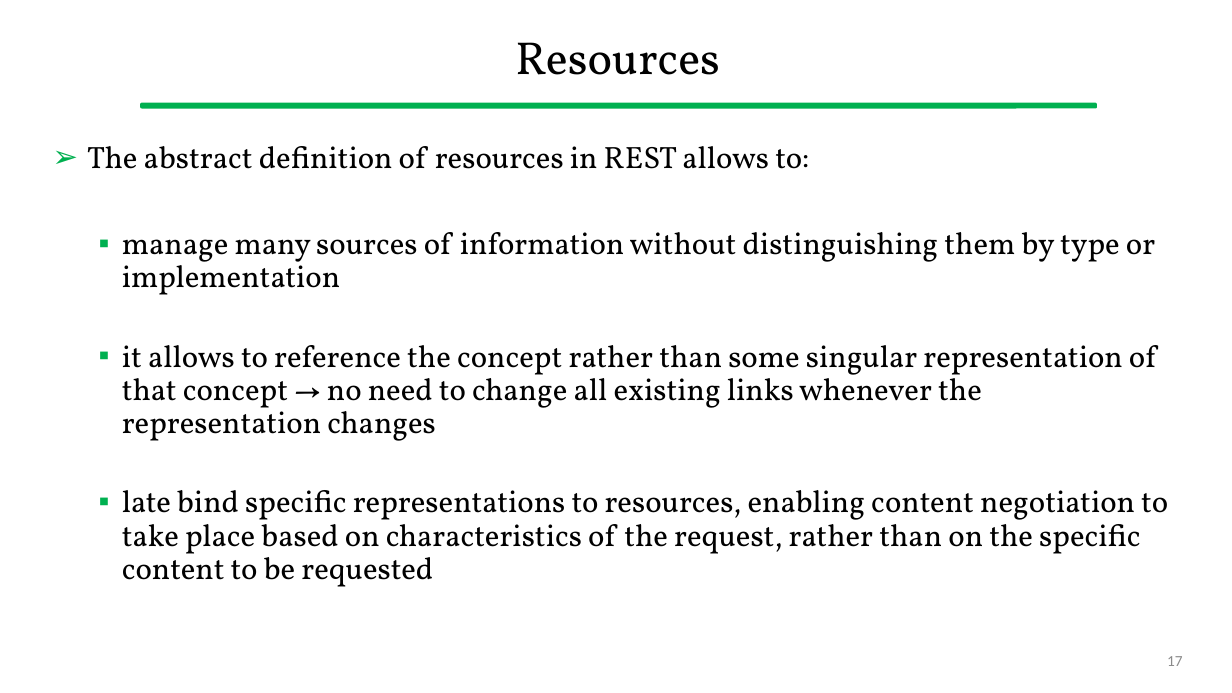
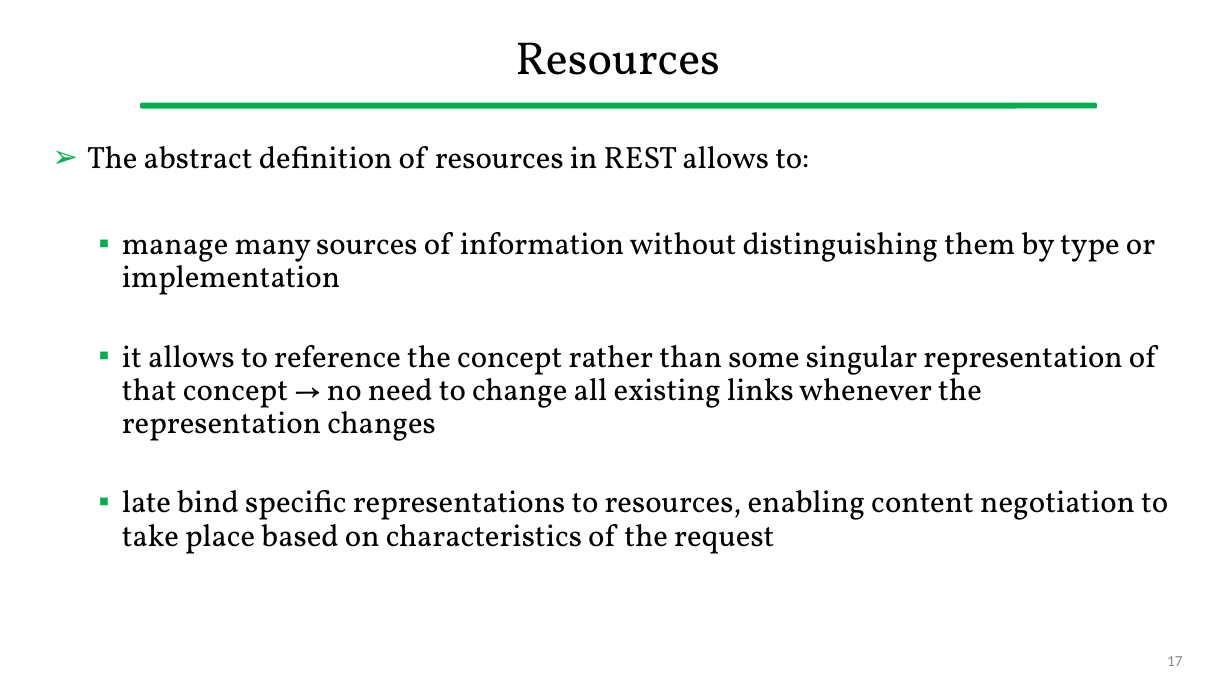
Before and after one commit to gcappon/bwthw, a slide deck: slide 17 of theory_06-representational-state-transfer/theory_06-representational-state-transfer.pptx. Drawn at 1232x693 pixels with LibreOffice and Linux fonts; fonts in the diff are those of the drawing. Boxes give left, top, right and bottom in pixels: in the first picture for what was removed or moved away, otherwise in the second. Text is boxed around its words. In the diff, an @@ line names an element or a change of style, - is before the commit and + after.

```diff
--- a/theory_06-representational-state-transfer/theory_06-representational-state-transfer.pptx
+++ b/theory_06-representational-state-transfer/theory_06-representational-state-transfer.pptx
@@ text at <box>122,490,1168,554</box>: text changed @@
-  ▪ late bind specific representations to resources, enabling content negotiation to take place based on characteristics of the request, rather than on the specific content to be requested
+  ▪ late bind specific representations to resources, enabling content negotiation to take place based on characteristics of the request
```
Also in this commit, not shown: 1 other slide changed.
